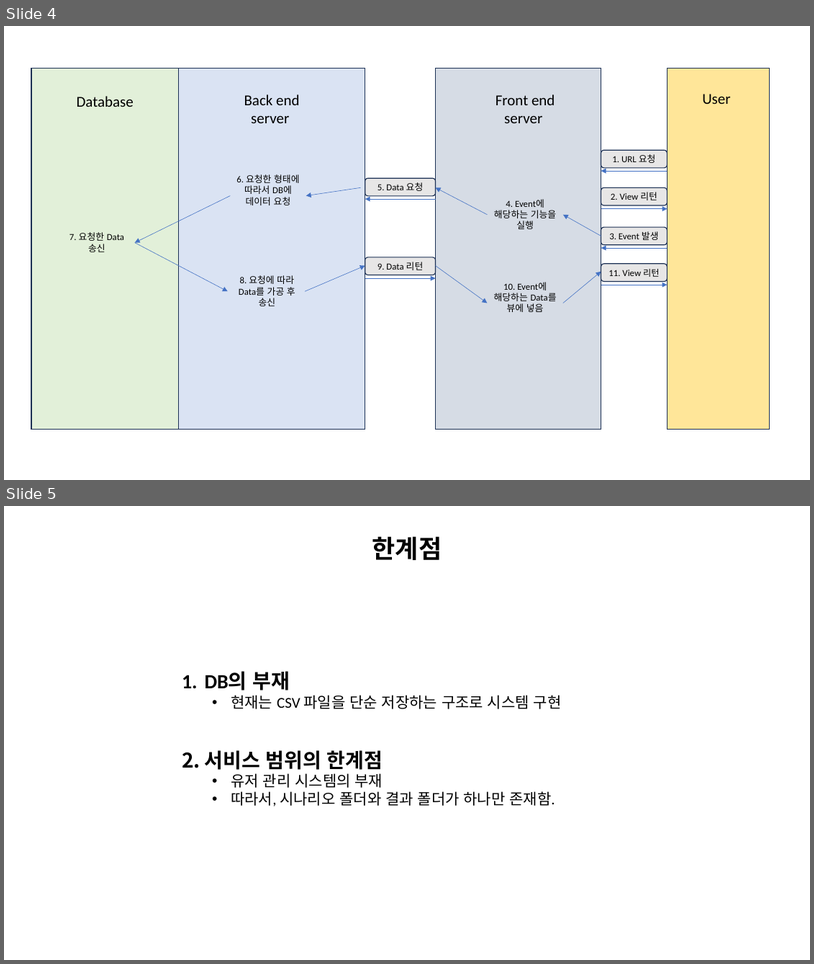
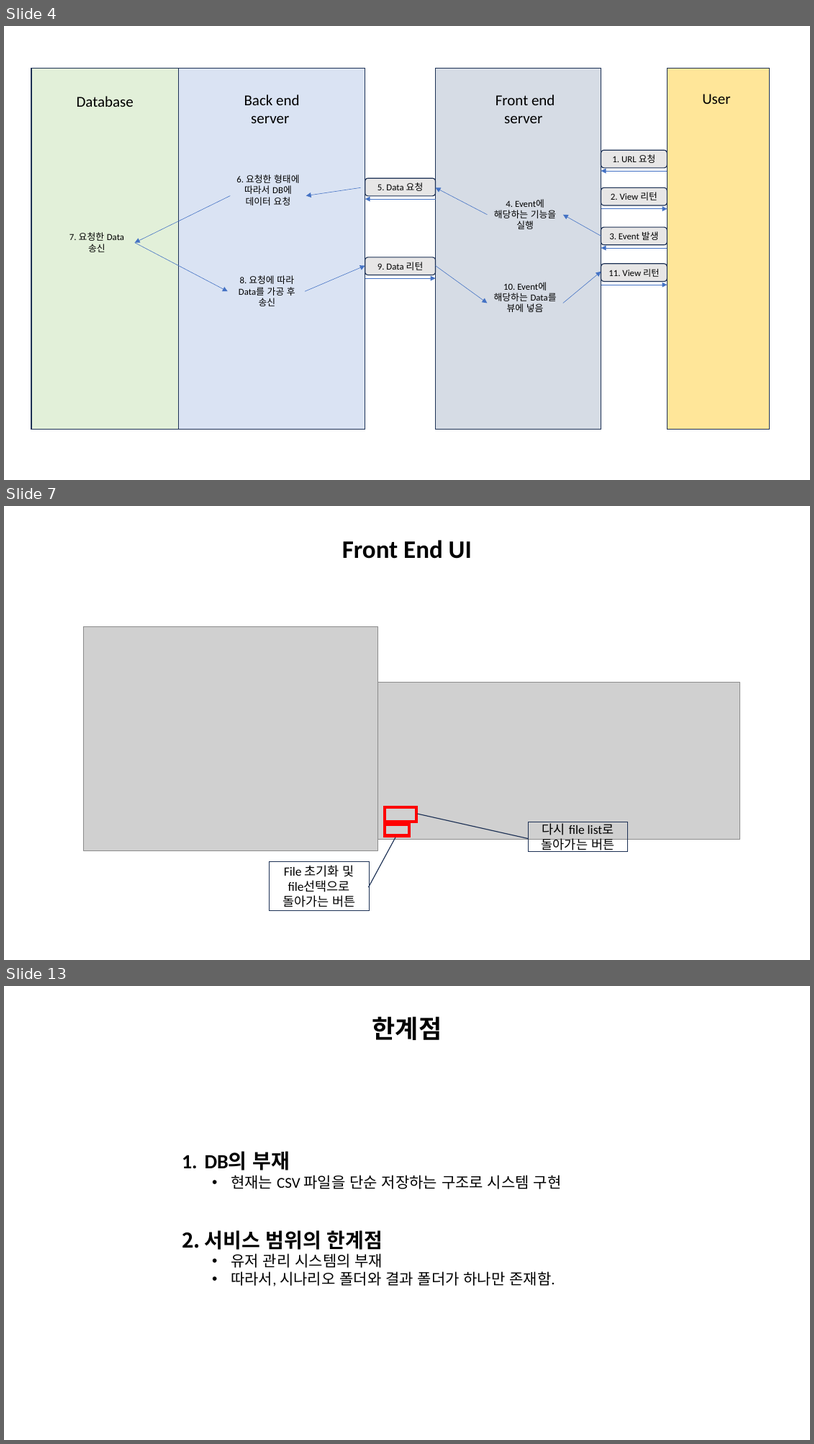
Before and after one commit to raccoon-coding/Eins-Internship, a slide deck: 아인스에스엔시 발표.pptx. Shown one above the other, each under a label of ours: slides 4 and 5 before the commit, slides 4, 7 and 13 after it; the slides between them are not shown. The pictures are 814x964 and 814x1444 pixels, drawn with LibreOffice and Linux fonts; fonts in the diff are those of the drawing; grey boxes stand for pictures. Boxes give left, top, right and bottom in pixels: in the first picture for what was removed or moved away, otherwise in the second. Text is boxed around its words. In the diff, an @@ line names an element or a change of style, - is before the commit and + after.

```diff
--- a/아인스에스엔시 발표.pptx
+++ b/아인스에스엔시 발표.pptx
@@ slide 7 added at [4, 506, 810, 960], background #FFFFFF @@
@@ text added at [342, 540, 472, 559], 30 pt, text #000000, bold @@
+Front End UI
@@ picture added at [83, 626, 378, 850] @@
@@ picture added at [378, 682, 741, 839] @@
@@ rectangle added at [384, 807, 417, 822], outline #FF0000 3.5 pt @@
@@ rectangle added at [384, 824, 410, 836], outline #FF0000 3.5 pt @@
@@ border callout added at [528, 822, 628, 852], outline #1E3256 1 pt, 15 pt, text #000000 @@
+다시 file list로 돌아가는 버튼
@@ border callout added at [270, 862, 369, 910], outline #1E3256 1 pt, 15 pt, text #000000 @@
+File 초기화 및 file선택으로 돌아가는 버튼
@@ what was slide 5 is now slide 13 @@
```
Also in this commit, not shown: 7 other slides added, 8 other files.
